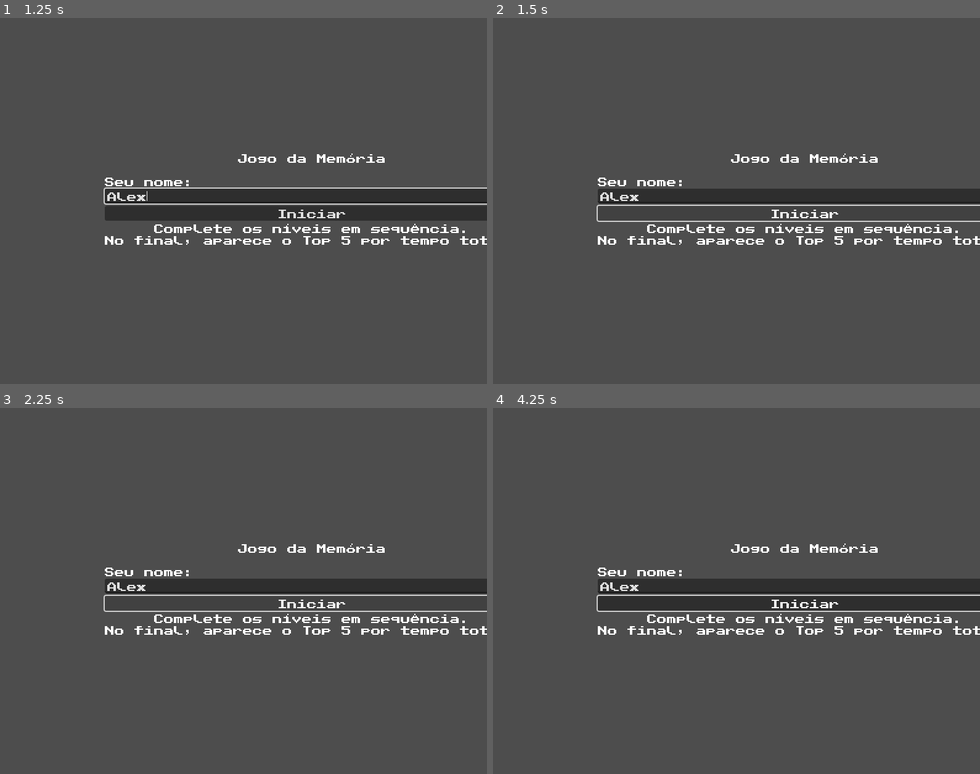
Above: before the commit, frames 1-4 (two rows, left to right).
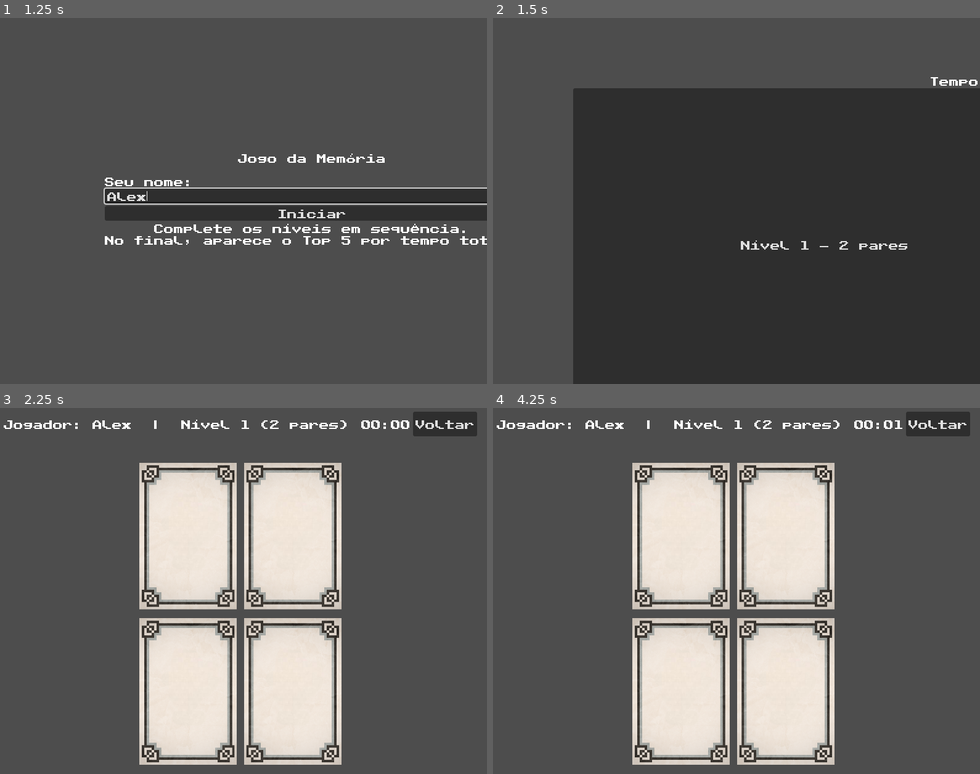
Above: after the commit, the same moments.

Repository: yaraalmeidaz/memory-game
Game: Godot game, scene res://scenes/MainMenu.tscn
Same seed, same stepped clock (60 frames per second), same inputs: the game is played once before the commit and once after it.
Inputs (mouse positions are in pixels of both pictures, inside the frame that each line leads up to):
- Up to frame 1 (1.25 s): click (311, 197) at 0.52 s; type "Alex" at 0.6 s
- Up to frame 2 (1.5 s): click "Iniciar" at 1.25 s
- Up to frame 3 (2.25 s): click (311, 601) at 2 s, where only the run before the commit has a clickable "Iniciar"
- Up to frame 4 (4.25 s): click (936, 422) at 2.75 s, where only the run after the commit has a clickable "Voltar"; click (824, 634) at 3.5 s, where only the run after the commit has a clickable "Nível 1 — 2 pares"

Frame 1 is identical in both runs. In frame 2, 61% of the frame differs, in the area x 16-100%, y 16-100%; in frame 3, 35%; in frame 4, 37%.
Error before the commit: Parse Error: Expected expression after "/" operator. (res://scripts/autoload/GameState.gd:108)

Commit message:
Corrige tipagem e format_time (Godot 4.5)

Diff:
--- a/memory-game/scripts/autoload/GameState.gd
+++ b/memory-game/scripts/autoload/GameState.gd
@@ -105,6 +105,6 @@
 	if seconds < 0:
 		return "--:--"
 	var s := int(round(seconds))
-	var m := s // 60
+	var m := int(s / 60)
 	s = s % 60
 	return "%02d:%02d" % [m, s]
--- a/memory-game/scripts/ui/GameScene.gd
+++ b/memory-game/scripts/ui/GameScene.gd
@@ -60,24 +60,24 @@
 	_total_cards = deck.size()
 
 	# layout
-	var vp := get_viewport_rect().size
-	var top_reserved := 80.0
-	var area_w := vp.x
-	var area_h := vp.y - top_reserved
-	var columns := int(ceil(sqrt(float(deck.size()))))
-	var rows := int(ceil(float(deck.size()) / float(columns)))
+	var vp: Vector2 = get_viewport_rect().size
+	var top_reserved: float = 80.0
+	var area_w: float = vp.x
+	var area_h: float = vp.y - top_reserved
+	var columns: int = int(ceil(sqrt(float(deck.size()))))
+	var rows: int = int(ceil(float(deck.size()) / float(columns)))
 
-	var base_size := Vector2(725.0, 1102.0)
-	var gap := 10.0
-	var scale_x := (area_w - gap * (columns - 1)) / (base_size.x * columns)
-	var scale_y := (area_h - gap * (rows - 1)) / (base_size.y * rows)
-	var s := clamp(min(scale_x, scale_y), 0.06, 0.22)
+	var base_size: Vector2 = Vector2(725.0, 1102.0)
+	var gap: float = 10.0
+	var scale_x: float = (area_w - gap * float(columns - 1)) / (base_size.x * float(columns))
+	var scale_y: float = (area_h - gap * float(rows - 1)) / (base_size.y * float(rows))
+	var s: float = clampf(minf(scale_x, scale_y), 0.06, 0.22)
 
-	var card_w := base_size.x * s
-	var card_h := base_size.y * s
-	var grid_w := columns * card_w + (columns - 1) * gap
-	var grid_h := rows * card_h + (rows - 1) * gap
-	var origin := Vector2((vp.x - grid_w) * 0.5, top_reserved + (area_h - grid_h) * 0.5)
+	var card_w: float = base_size.x * s
+	var card_h: float = base_size.y * s
+	var grid_w: float = float(columns) * card_w + float(columns - 1) * gap
+	var grid_h: float = float(rows) * card_h + float(rows - 1) * gap
+	var origin: Vector2 = Vector2((vp.x - grid_w) * 0.5, top_reserved + (area_h - grid_h) * 0.5)
 
 	for i in deck.size():
 		var card := CARD_SCENE.instantiate() as Card
@@ -86,10 +86,10 @@
 		card.pressed.connect(_on_card_pressed)
 		board.add_child(card)
 
-		var col := i % columns
-		var row := i / columns
-		var x := origin.x + col * (card_w + gap) + card_w * 0.5
-		var y := origin.y + row * (card_h + gap) + card_h * 0.5
+		var col: int = i % columns
+		var row: int = int(i / columns)
+		var x: float = origin.x + float(col) * (card_w + gap) + card_w * 0.5
+		var y: float = origin.y + float(row) * (card_h + gap) + card_h * 0.5
 		card.position = Vector2(x, y)
 
 func _on_card_pressed(card: Card) -> void:
